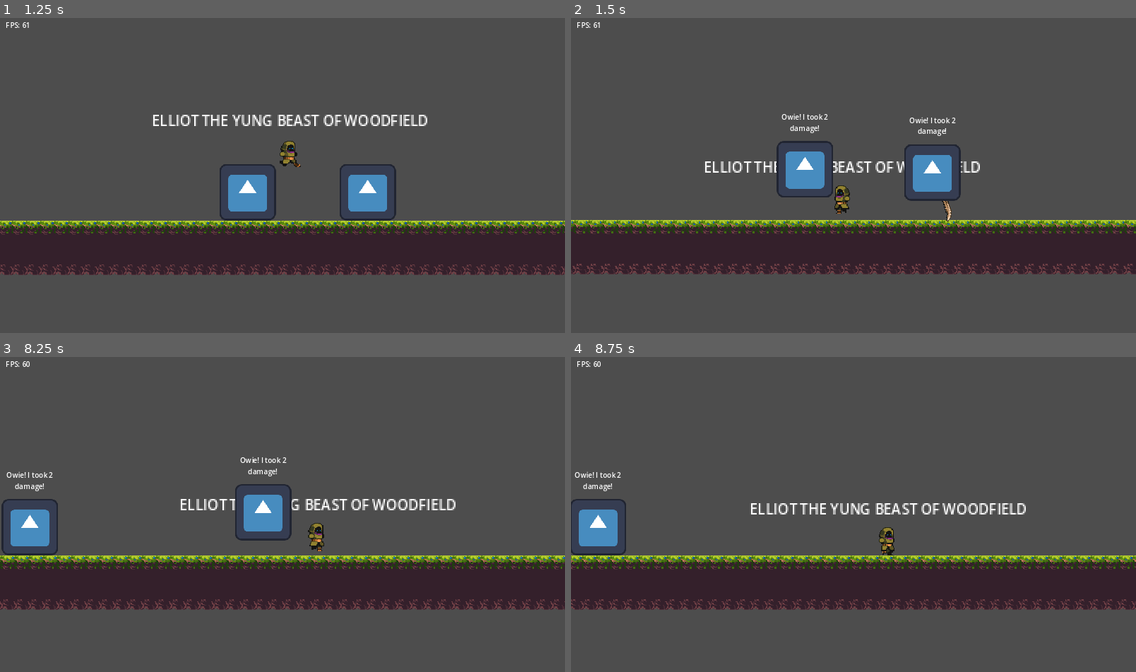
Above: before the commit, frames 1-4 (two rows, left to right).
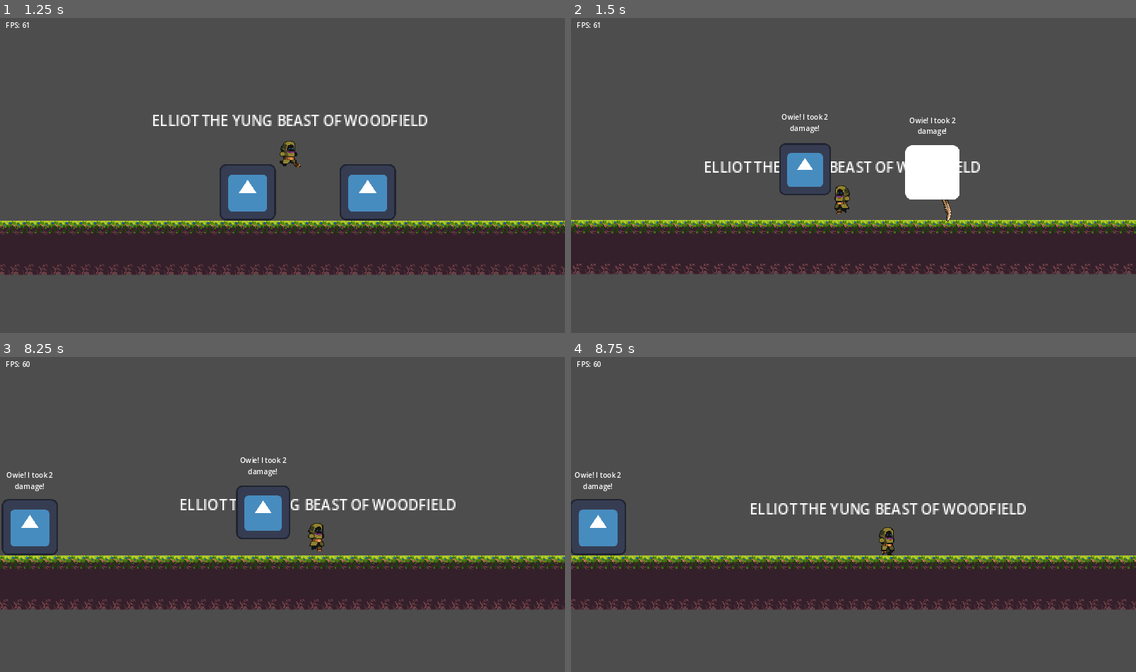
Above: after the commit, the same moments.

Repository: humding3r/BodyBlade
Game: Godot game, scene res://main.tscn
Two runs of this game, one before a commit and one after it. Both use one fixed random seed, a clock stepped at 60 frames per second and the inputs below. The engine's default icon, where the game draws it, is replaced by a stand-in: a white triangle on a blue panel in a dark square.
Inputs (mouse positions are in pixels of both pictures, inside the frame that each line leads up to):
- Up to frame 1 (1.25 s): tap Enter at 0.5 s; move the mouse to (406, 159) at 0.52 s; press the mouse at (406, 159) at 0.53 s; hold D (move_right) from 0.53 s (still down); tap Space (jump) at 0.77 s
- Up to frame 2 (1.5 s): keep holding D (move_right); move the mouse to (740, 191) at 1.27 s; release the mouse at (740, 191) at 1.28 s; right-click (740, 191) at 1.35 s
- Up to frame 3 (8.25 s): tap Space (jump) at 1.52, 3.02, 3.77, 4.52, 6.02, 6.77, 7.52 s; move the mouse to (339, 442) at 2.02 s; release D (move_right) at 2.03 s; press the mouse at (339, 442) at 2.03 s; hold A (move_left) 2.03-2.78 s; move the mouse to (254, 577) at 2.77 s; release the mouse at (254, 577) at 2.78 s; hold D (move_right) 2.78-4.28 s; right-click (254, 577) at 2.85 s; move the mouse to (452, 561) at 3.52 s; press the mouse at (452, 561) at 3.53 s; move the mouse to (113, 464) at 4.27 s; release the mouse at (113, 464) at 4.28 s; hold A (move_left) 4.28-5.03 s; right-click (113, 464) at 4.35 s; move the mouse to (310, 514) at 5.02 s; press the mouse at (310, 514) at 5.03 s; hold D (move_right) 5.03-5.78 s; move the mouse to (197, 432) at 5.77 s; release the mouse at (197, 432) at 5.78 s; hold A (move_left) 5.78-7.28 s; right-click (197, 432) at 5.85 s; move the mouse to (406, 498) at 6.52 s; press the mouse at (406, 498) at 6.53 s; move the mouse to (169, 530) at 7.27 s; release the mouse at (169, 530) at 7.28 s; hold D (move_right) from 7.28 s (still down); right-click (169, 530) at 7.35 s; move the mouse to (339, 442) at 8.02 s; press the mouse at (339, 442) at 8.03 s
- Up to frame 4 (8.75 s): keep holding D (move_right)

Frame 1 is identical in both runs. In frame 2, 2.2% of the frame differs, in the area x 36-69%, y 39-59%; in frame 3, 0.3%; in frame 4, nothing differs.

Commit message:
Make mob shaders local

Diff:
--- a/Mob/State/mob_state_hurt.gd
+++ b/Mob/State/mob_state_hurt.gd
@@ -14,7 +14,6 @@
 	attacker = area.owner
 	attacker_damage = attacker.damage_value
 
-# FIXME: All mobs flash when one mob is hit
 func enter():
 	object.velocity += calculate_knockback()
 	object.animation_player.play("hurt")
--- a/Mob/mob.tscn
+++ b/Mob/mob.tscn
@@ -11,6 +11,7 @@
 [ext_resource type="Script" path="res://Mob/State/mob_state_hurt.gd" id="7_ryaia"]
 
 [sub_resource type="ShaderMaterial" id="ShaderMaterial_10ngf"]
+resource_local_to_scene = true
 shader = ExtResource("2_4cuen")
 shader_parameter/visible = false
 
@@ -31,6 +32,18 @@
 "update": 1,
 "values": [false]
 }
+tracks/1/type = "value"
+tracks/1/imported = false
+tracks/1/enabled = true
+tracks/1/path = NodePath("Sprite2D:scale")
+tracks/1/interp = 1
+tracks/1/loop_wrap = true
+tracks/1/keys = {
+"times": PackedFloat32Array(0),
+"transitions": PackedFloat32Array(1),
+"update": 0,
+"values": [Vector2(1, 1)]
+}
 
 [sub_resource type="Animation" id="Animation_xunv7"]
 resource_name = "hurt"
@@ -47,6 +60,18 @@
 "transitions": PackedFloat32Array(1, 1, 1, 1),
 "update": 1,
 "values": [true, false, true, false]
+}
+tracks/1/type = "value"
+tracks/1/imported = false
+tracks/1/enabled = true
+tracks/1/path = NodePath("Sprite2D:scale")
+tracks/1/interp = 1
+tracks/1/loop_wrap = true
+tracks/1/keys = {
+"times": PackedFloat32Array(0, 0.0416667, 0.0833333, 0.125, 0.166667),
+"transitions": PackedFloat32Array(1, 1, 1, 1, 1),
+"update": 0,
+"values": [Vector2(1, 1), Vector2(0.9, 0.9), Vector2(1, 1), Vector2(0.9, 0.9), Vector2(1, 1)]
 }
 
 [sub_resource type="AnimationLibrary" id="AnimationLibrary_snjab"]
